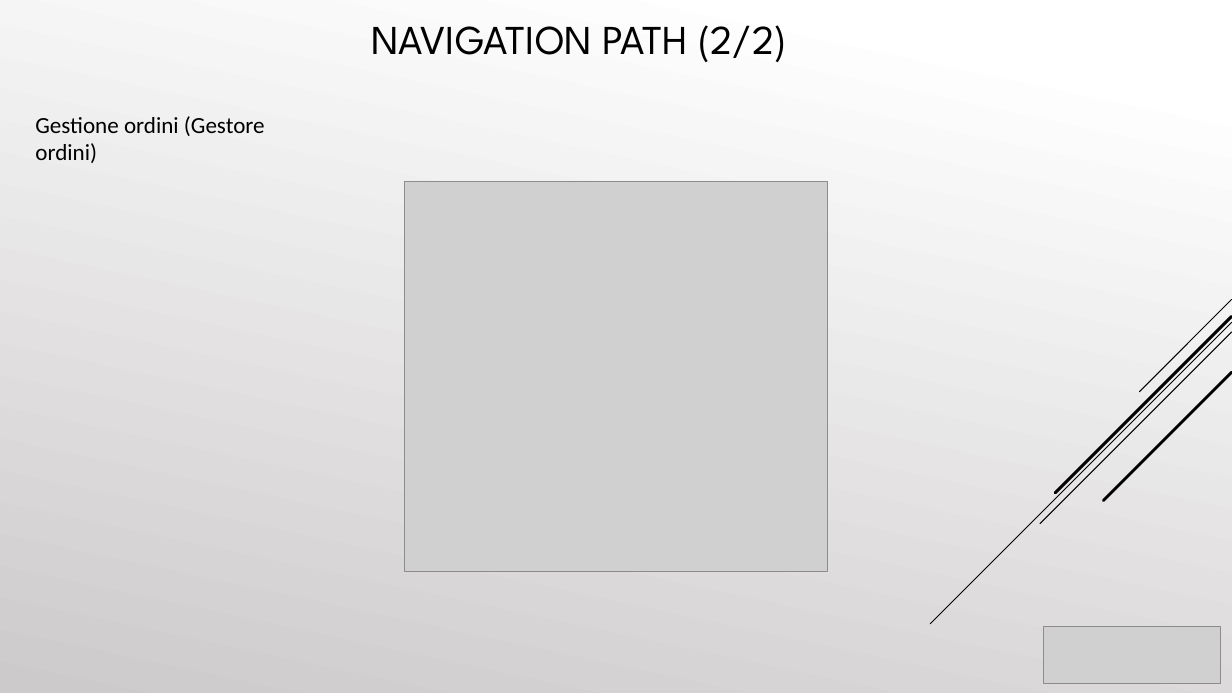
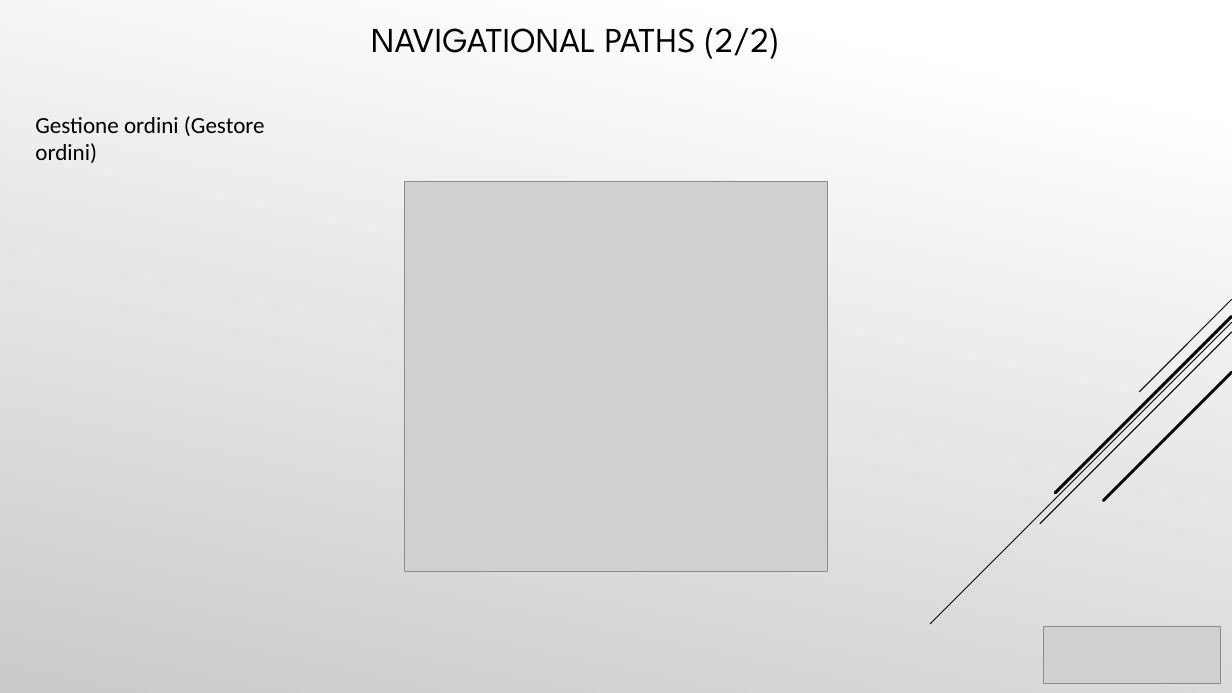
Before and after one commit to cosimob28/GamesHub, a slide deck: slide 19 of Work in progress/Presentazione/GamesHub.pptx. Drawn at 1232x693 pixels with LibreOffice and Linux fonts; fonts in the diff are those of the drawing; grey boxes stand for pictures. Boxes give left, top, right and bottom in pixels: in the first picture for what was removed or moved away, otherwise in the second. Text is boxed around its words. In the diff, an @@ line names an element or a change of style, - is before the commit and + after.

```diff
--- a/Work in progress/Presentazione/GamesHub.pptx
+++ b/Work in progress/Presentazione/GamesHub.pptx
@@ text at (x1=371, y1=28, x2=779, y2=59): text changed; size 32 to 27.2 pt @@
-NAVIGATION PATH (2/2)
+NAVIGATIONAL PATHS (2/2)
```
Also in this commit, not shown: 10 other slides changed.
